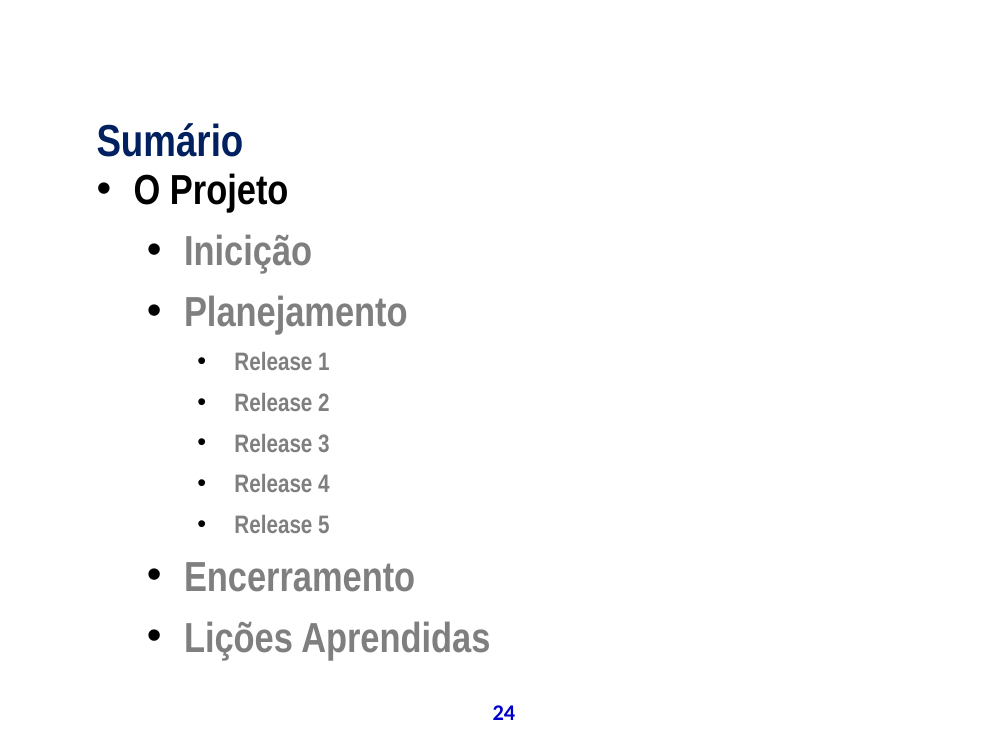
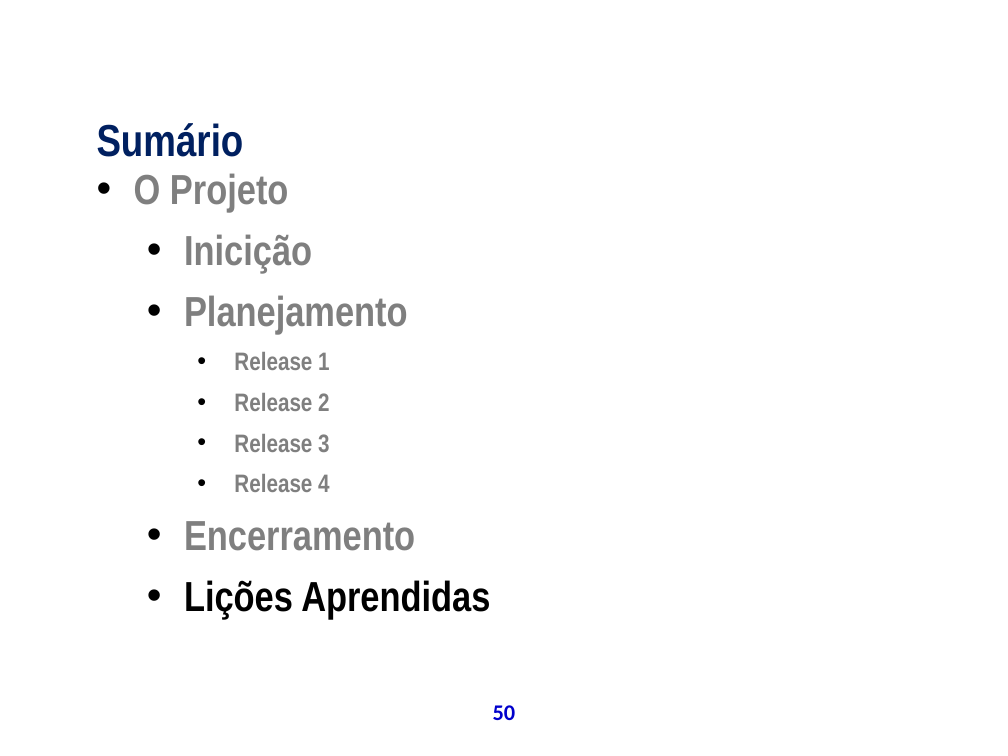
Before and after one commit to theoziran/sislodim, a slide deck: slide 50 of documentos/ProjetoPSA/Apresentação Final.ppt (slide 24 before the commit). Drawn at 1008x756 pixels with LibreOffice and Linux fonts; fonts in the diff are those of the drawing; background and template pictures are left out. Boxes give left, top, right and bottom in pixels: in the first picture for what was removed or moved away, otherwise in the second. Text is boxed around its words. In the diff, an @@ line names an element or a change of style, - is before the commit and + after.

```diff
--- a/documentos/ProjetoPSA/Apresentação Final.ppt
+++ b/documentos/ProjetoPSA/Apresentação Final.ppt
@@ text at [134,173,490,619]: text colour #000000 to #7F7F7F in "O Projeto"; text colour #7F7F7F to #000000 in "Lições Aprendidas" @@
@@ text at [234,515,329,533]: paragraph removed @@
-    • Release 5
@@ page number at [493,705,516,720]: text changed @@
-24
+50
```
Also in this commit, not shown: 20 other slides changed, 12 slides added, 2 slides removed.
